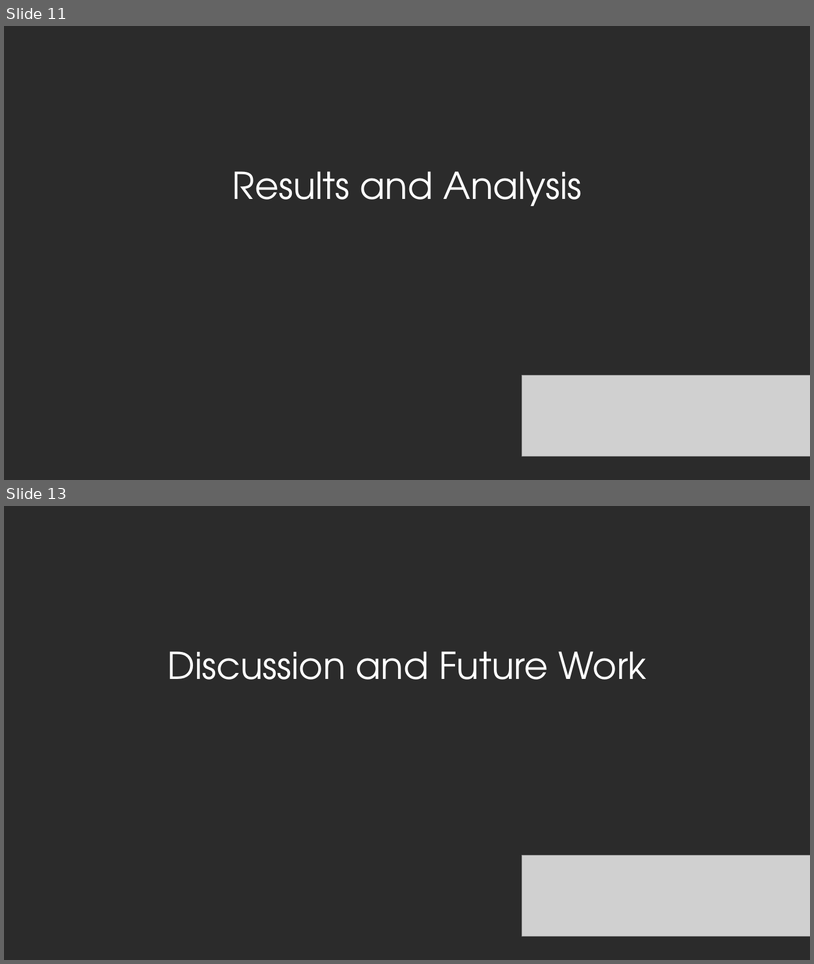
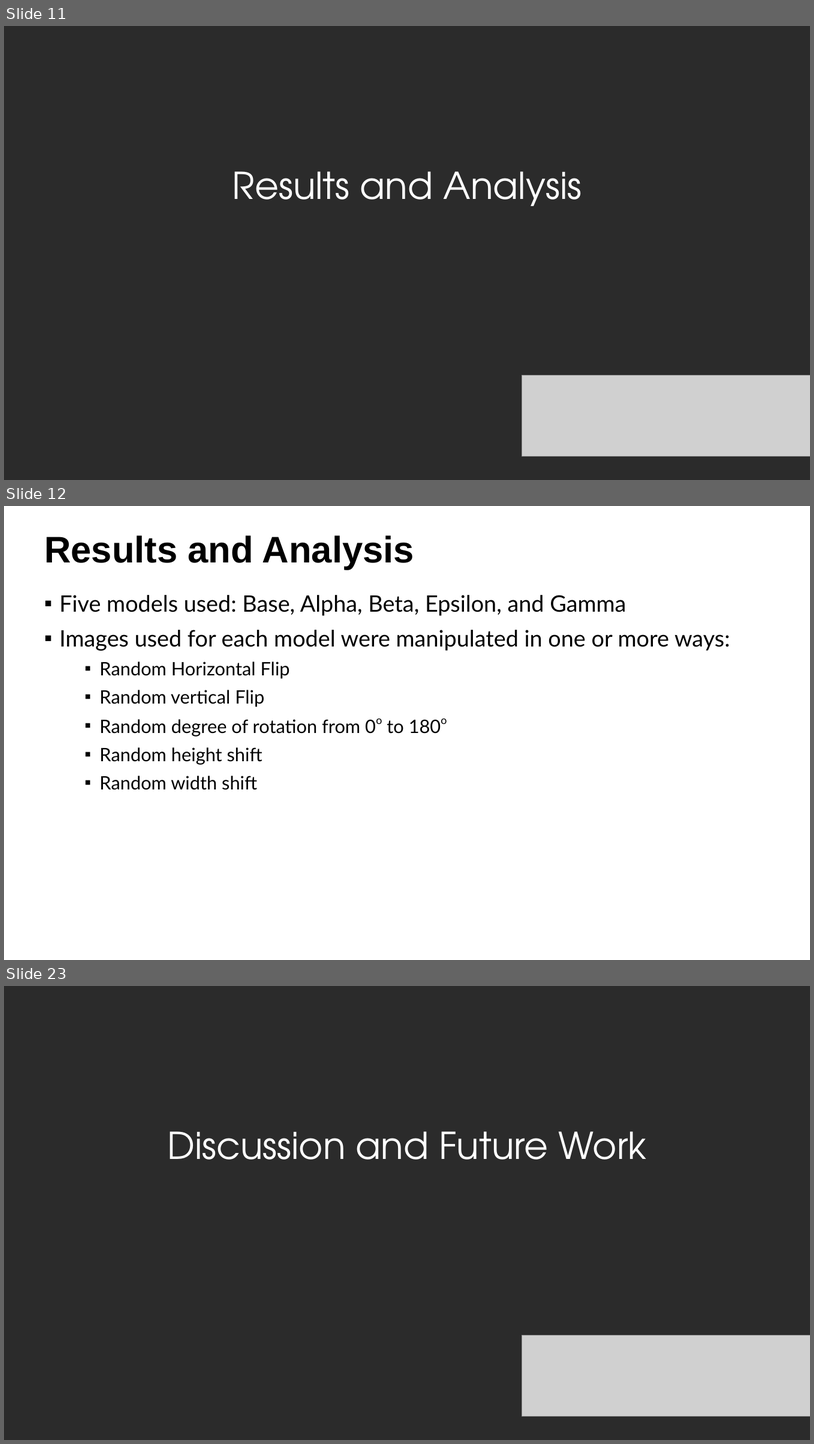
Before and after one commit to imarquez7891/MLSpring2018, a slide deck: MLPresentaion.pptx. Shown one above the other, each under a label of ours: slides 11 and 13 before the commit, slides 11, 12 and 23 after it; the slides between them are not shown. The pictures are 814x964 and 814x1444 pixels, drawn with LibreOffice and Linux fonts; fonts in the diff are those of the drawing; grey boxes stand for pictures; background and template pictures are left out; a plain dark background stands for a picture behind light text. Boxes give left, top, right and bottom in pixels: in the first picture for what was removed or moved away, otherwise in the second. Text is boxed around its words. In the diff, an @@ line names an element or a change of style, - is before the commit and + after.

```diff
--- a/MLPresentaion.pptx
+++ b/MLPresentaion.pptx
@@ slide 12 added at (4, 506, 810, 960), background picture (left out) @@
@@ text added at (44, 535, 414, 570), 88 pt, text #000000, bold @@
+Results and Analysis
@@ subtitle added at (59, 595, 731, 790), 44 pt, text #000000 @@
+▪ Five models used: Base, Alpha, Beta, Epsilon, and Gamma
+▪ Images used for each model were manipulated in one or more ways:
+  ▪ Random Horizontal Flip
+  ▪ Random vertical Flip
+  ▪ Random degree of rotation from 0o to 180o
+  ▪ Random height shift
+  ▪ Random width shift
@@ what was slide 13 is now slide 23 @@
```
Also in this commit, not shown: 1 slide changed, 9 other slides added.
